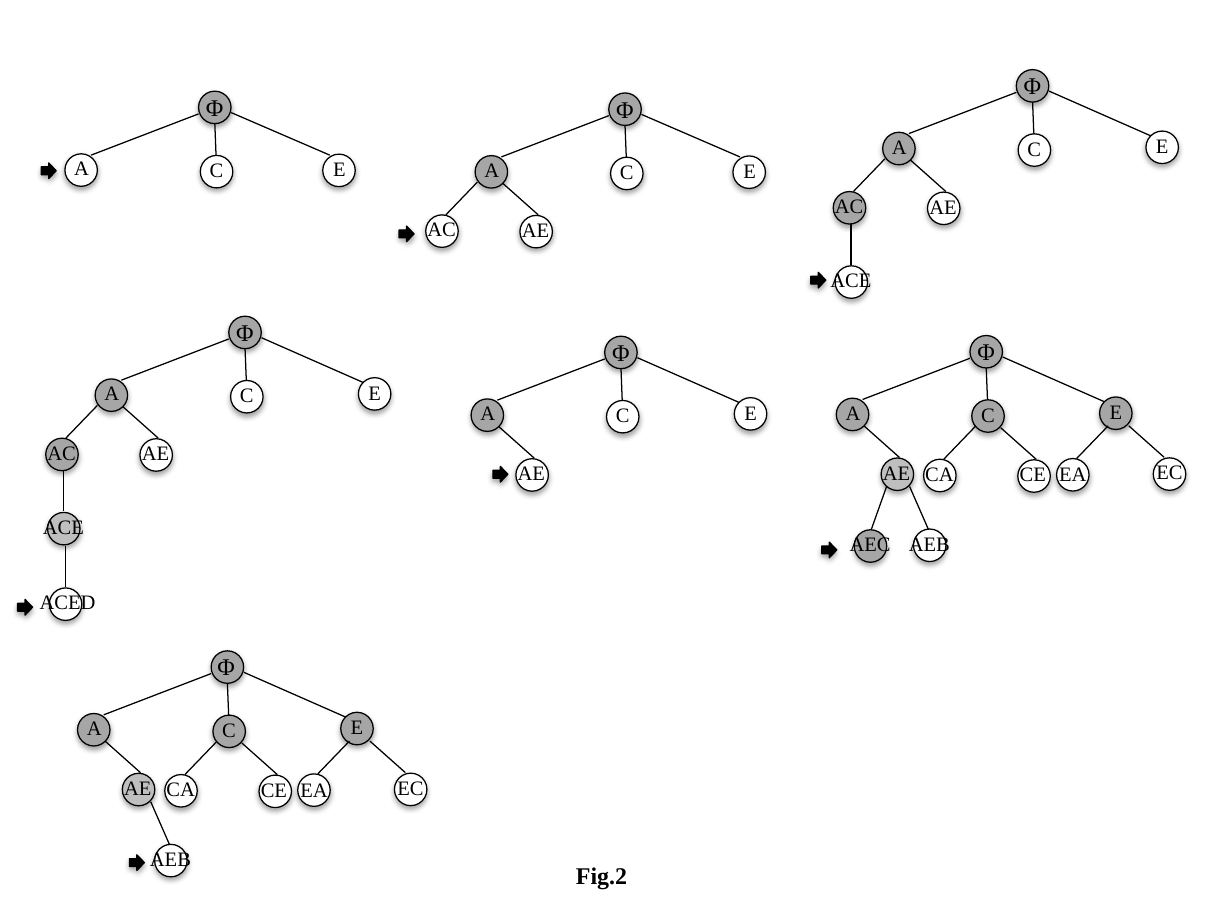
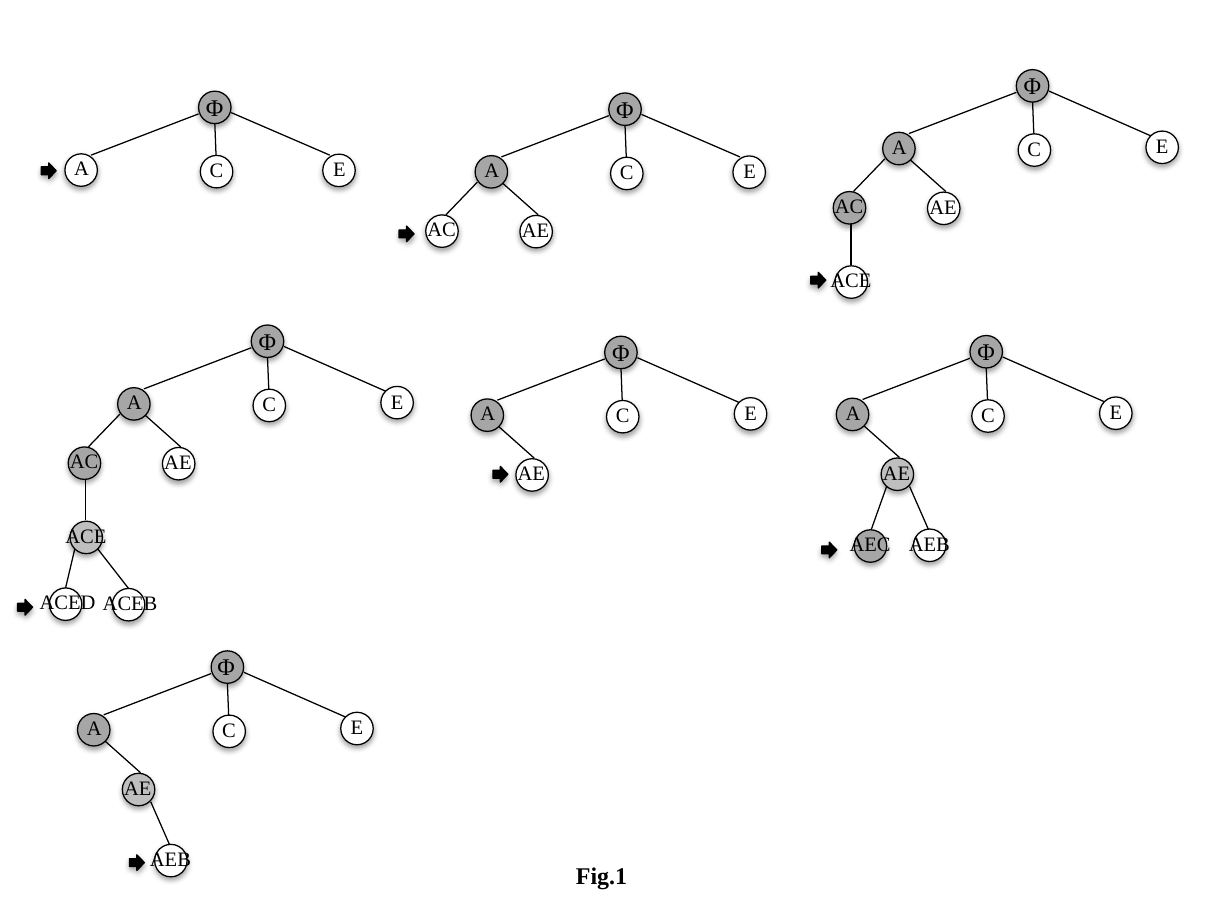
Before and after one commit to Min-Guo/AI, a slide deck: slide 2 of ProbelmSet1/SearcheTreeGraph.pptx. Drawn at 1232x924 pixels with LibreOffice and Linux fonts; fonts in the diff are those of the drawing. Boxes give left, top, right and bottom in pixels: in the first picture for what was removed or moved away, otherwise in the second. Text is boxed around its words. In the diff, an @@ line names an element or a change of style, - is before the commit and + after.

```diff
--- a/ProbelmSet1/SearcheTreeGraph.pptx
+++ b/ProbelmSet1/SearcheTreeGraph.pptx
@@ 3 ellipses, 3 lines, 2 texts: place and size @@
-3 ellipses, 3 lines, 2 texts at [63,338,363,511]
+3 ellipses, 3 lines, 2 texts at [86,346,386,520]
@@ 5 texts, 4 ellipses, 3 lines: place and size @@
-5 texts, 4 ellipses, 3 lines at [43,317,391,545]
+5 texts, 4 ellipses, 3 lines at [65,325,413,553]
@@ line removed from (1000, 428) to (1036, 460) @@
@@ line removed from (1109, 426) to (1077, 458) @@
@@ line removed from (1129, 426) to (1164, 457) @@
@@ ellipse removed at [924,460,956,492] @@
@@ text removed at [925,465,953,486] @@
-CA
@@ ellipse removed at [1018,460,1050,492] @@
@@ text removed at [1020,466,1046,487] @@
-CE
@@ ellipse removed at [1057,458,1089,490] @@
@@ text removed at [1059,465,1086,486] @@
-EA
@@ ellipse removed at [1153,458,1185,490] @@
@@ text removed at [1156,464,1182,485] @@
-EC
@@ line moved from (65, 546) - (65, 586) to (75, 549) - (65, 588) @@
@@ line moved from (976, 426) - (944, 460) to (97, 549) - (128, 589) @@
@@ text added at [103,594,158,615], 12 pt, text #000000 @@
+ACEB
@@ ellipse: place and size @@
-ellipse at [165,775,197,807]
+ellipse at [112,589,144,621]
@@ fill #A6A6A6 to #FFFFFF in 4 elements at [972,400,1004,432], [1100,397,1132,429], [213,715,245,747], [341,712,373,744] @@
@@ line removed from (217, 742) to (185, 775) @@
@@ line removed from (241, 743) to (277, 775) @@
@@ line removed from (350, 742) to (318, 774) @@
@@ line removed from (370, 742) to (405, 772) @@
@@ ellipse removed at [259,775,291,807] @@
@@ ellipse removed at [298,774,330,806] @@
@@ ellipse removed at [394,774,426,806] @@
@@ text removed at [397,779,423,800] @@
-EC
@@ text removed at [166,780,194,801] @@
-CA
@@ text removed at [261,781,287,802] @@
-CE
@@ text removed at [300,781,327,802] @@
-EA
@@ text at [576,867,627,890]: text changed @@
-Fig.2
+Fig.1
```
Also in this commit, not shown: 2 other slides changed, 5 other files.
